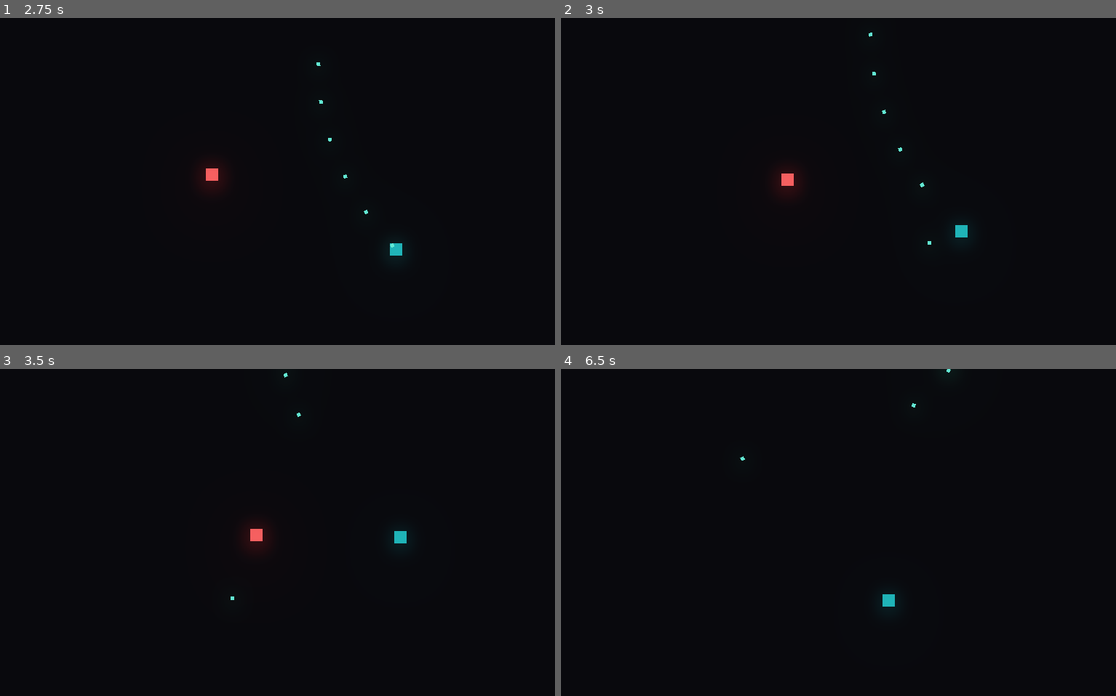
Above: before the commit, frames 1-4 (two rows, left to right).
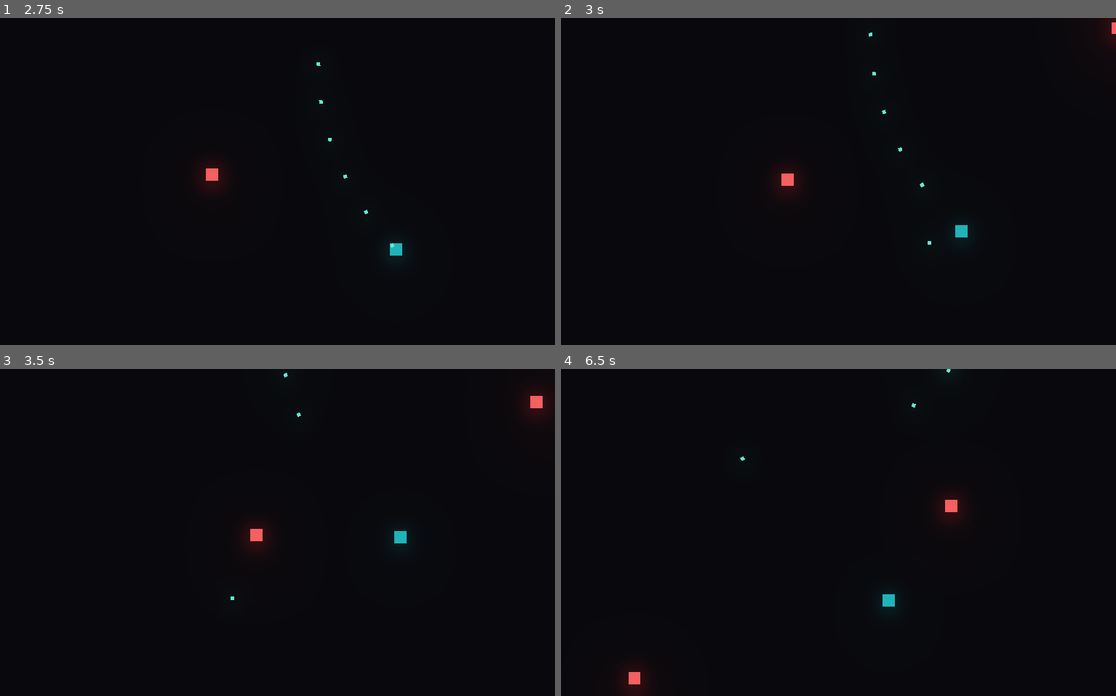
Above: after the commit, the same moments.

Repository: vecno-io/metafab-space-whales
Game: Godot game, scene res://MainScene.tscn
Same seed, same stepped clock (60 frames per second), same inputs: the game is played once before the commit and once after it.
Inputs (mouse positions are in pixels of both pictures, inside the frame that each line leads up to):
- Up to frame 1 (2.75 s): move the mouse to (394, 165) at 0.52 s; press the mouse at (394, 165) at 0.53 s; hold D (move_right) 0.53-1.28 s; move the mouse to (149, 197) at 1.27 s; release the mouse at (149, 197) at 1.28 s; hold S (move_down) 1.28-2.03 s; click (149, 197) at 1.35 s; move the mouse to (321, 109) at 2.02 s; press the mouse at (321, 109) at 2.03 s; hold D (move_right) from 2.03 s (still down)
- Up to frame 2 (3 s): move the mouse to (794, 246) at 2.77 s; release D (move_right) at 2.78 s; release the mouse at (794, 246) at 2.78 s; hold W (move_up) from 2.78 s (still down); click (794, 246) at 2.85 s
- Up to frame 3 (3.5 s): keep holding W (move_up)
- Up to frame 4 (6.5 s): move the mouse to (999, 581) at 3.52 s; release W (move_up) at 3.53 s; press the mouse at (999, 581) at 3.53 s; hold A (move_left) 3.53-5.03 s; move the mouse to (649, 483) at 4.27 s; release the mouse at (649, 483) at 4.28 s; click (649, 483) at 4.35 s; move the mouse to (855, 532) at 5.02 s; press the mouse at (855, 532) at 5.03 s; hold S (move_down) 5.03-5.78 s; move the mouse to (738, 450) at 5.77 s; release the mouse at (738, 450) at 5.78 s; hold D (move_right) from 5.78 s (still down); click (738, 450) at 5.85 s

Frame 1 is identical in both runs. In frame 2, 0.2% of the frame differs, in the area x 97-100%, y 0-9%; in frame 3, 0.3%; in frame 4, 0.6%, in the area x 11-73%, y 38-100%.

Commit message:
init enemy spawner

Diff:
--- a/client/prefabs/Sector.gd
+++ b/client/prefabs/Sector.gd
@@ -1,5 +1,9 @@
 extends Node2D
 
+
+onready var firerate = get_node("%SpawnTimer")
+
+var enemy_one = preload("res://prefabs/Enemy.tscn")
 
 func _ready():
 	Global.sector_node = self
@@ -7,3 +11,14 @@
 
 func _exit_tree():
 	Global.sector_node = null
+
+
+func _on_spawn_timeout():
+	# Note: Depend on screen size
+	var x =	rand_range(0, 960)
+	if x < 480: x -= 480 + 64
+	else: x += 480 + 64
+	var y =	rand_range(0, 540)
+	if y < 270: y -= 270 + 64
+	else: y += 270 + 64
+	Global.instance_node(enemy_one, self, Vector2(x, y))
--- a/client/prefabs/Sector.tscn
+++ b/client/prefabs/Sector.tscn
@@ -12,3 +12,10 @@
 
 [node name="Enemy" parent="." instance=ExtResource( 3 )]
 position = Vector2( 137, 166 )
+
+[node name="SpawnTimer" type="Timer" parent="."]
+unique_name_in_owner = true
+wait_time = 0.8
+autostart = true
+
+[connection signal="timeout" from="SpawnTimer" to="." method="_on_spawn_timeout"]
